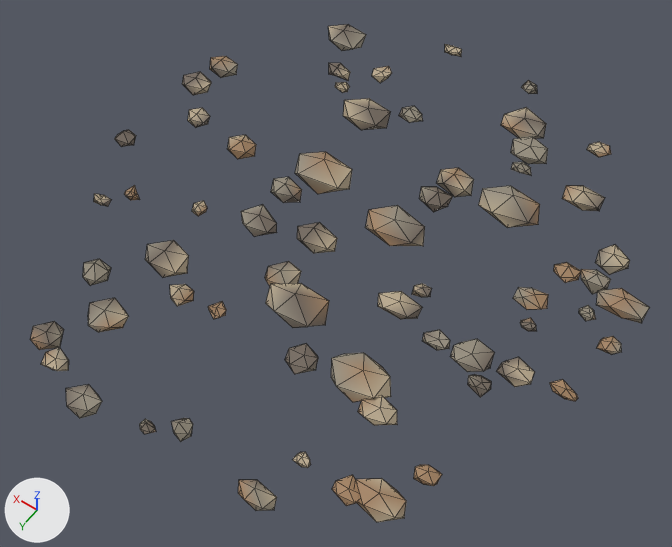
An edit to the glTF model game/assets/nature/biome/pebble_patch.glb, drawn before and after from the same camera.
Before and after are seen from a 50 mm camera at (-1.16, 1.7, 2.41) aimed at (-0.04, 0.13, -0.06). Lighting does not change. The marker at lower left points along +X, +Y and +Z. The picture after the commit comes second. Mesh edges are drawn as thin lines. Vertices at exactly the same position are counted once.

The first picture shows 'pebble_patch'.
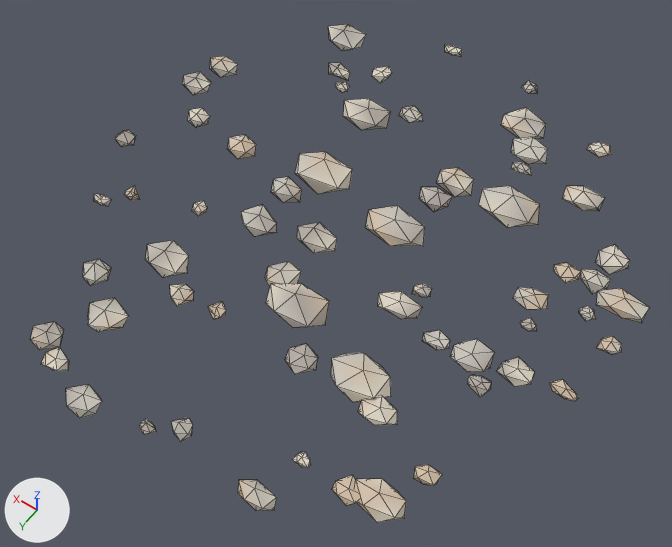
Diff of the bpy script that builds the scene:
```diff
--- a/game/assets/nature/biome/pebble_patch.glb.py
+++ b/game/assets/nature/biome/pebble_patch.glb.py
@@ me_pebble_patch @@
 me_pebble_patch.from_pydata(...)  # 768 vertices, 1280 faces; spans x -0.98..0.95, y -1.02..1.06, z -0.01..0.09
 # used by ob_pebble_patch; location = (0.016, -0.021, 0.0)
+# me_pebble_patch part 1: 525 faces centred in x -0.98..0.88, y -1.0..1.06, z -0.01..0.07 are repainted in the vertex colours; the middle colour goes from brown #958c7c to light grey #c9c3b9
+# me_pebble_patch part 2: 260 faces centred in x -0.83..0.83, y -1.02..1.0, z -0.01..0.06 are repainted in the vertex colours; the middle colour goes from beige #b7a78c to pale yellow #dcd4c4
+# me_pebble_patch part 3: 257 faces centred in x -0.72..0.94, y -1.01..1.05, z 0.0..0.06 are repainted in the vertex colours; the middle colour goes from brown #72675c to grey #b2aaa2
+# me_pebble_patch part 4: 238 faces centred in x -0.96..0.92, y -0.84..0.98, z -0.01..0.06 are repainted in the vertex colours; the middle colour goes from brown #a28261 to beige #d0bda6
 me_pebble_patch.materials.append(mat_biome_vcol)
```

Changed parts and their boxes [x1, y1, x2, y2] in the pictures (672 x 547 px):
part 1 of me_pebble_patch, recoloured: [40, 24, 649, 518] in both
part 2 of me_pebble_patch, recoloured: [41, 44, 629, 522] in both
part 3 of me_pebble_patch, recoloured: [30, 25, 605, 434] in both
part 4 of me_pebble_patch, recoloured: [31, 56, 648, 519] in both
